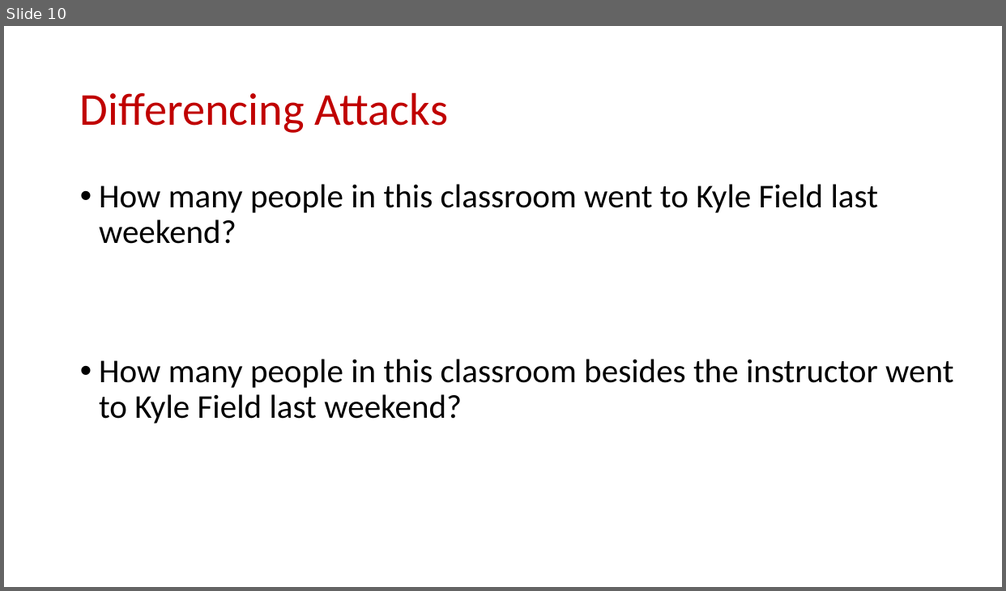
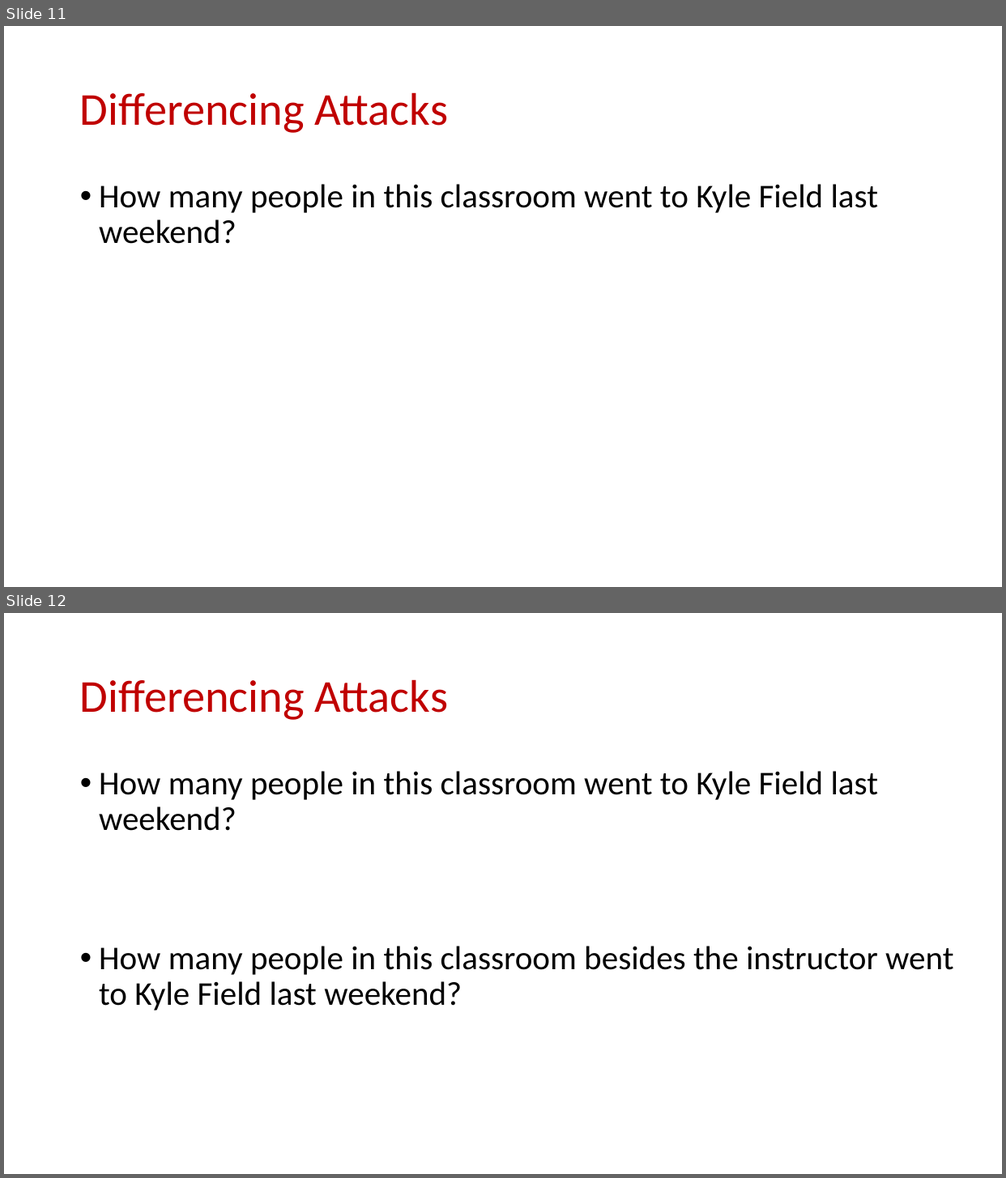
Before and after one commit to samsonzhou/samsonzhou.github.io, a slide deck: CSCE658-S24/L19.pptx. Shown one above the other, each under a label of ours: slide 10 before the commit, slides 11 and 12 after it. The pictures are 1006x591 and 1006x1178 pixels, drawn with LibreOffice and Linux fonts; fonts in the diff are those of the drawing. Boxes give left, top, right and bottom in pixels: in the first picture for what was removed or moved away, otherwise in the second. Text is boxed around its words. In the diff, an @@ line names an element or a change of style, - is before the commit and + after.

```diff
--- a/CSCE658-S24/L19.pptx
+++ b/CSCE658-S24/L19.pptx
@@ slide 11 added at (x1=4, y1=26, x2=1002, y2=587), background #FFFFFF @@
@@ title added at (x1=80, y1=92, x2=449, y2=133), 44 pt, text #C00000 @@
+Differencing Attacks
@@ text added at (x1=99, y1=184, x2=878, y2=244), 32 pt, text #000000 @@
+• How many people in this classroom went to Kyle Field last weekend?
@@ what was slide 10 is now slide 12 @@
```
Also in this commit, not shown: 1 slide changed, 27 other slides added.
